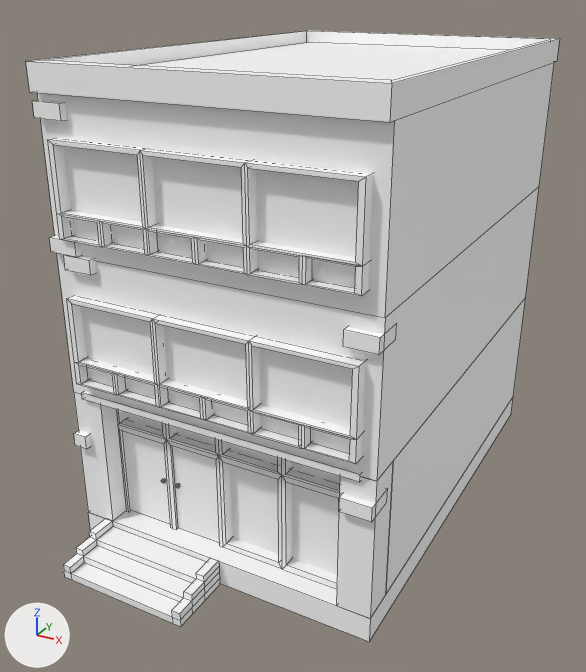
Two versions of the FBX model Assets/Art/Static Meshes/City/Buildings/3F/SM_3F_L_04.fbx, one commit apart.
One viewpoint serves both versions: a 50 mm camera at (8.82, -17.0, 12.89) aimed at (-0.35, -0.32, 4.55). The lights are fixed; the arrows at lower left show +X, +Y and +Z. The picture after the commit comes second. Mesh edges are drawn as thin lines. Where no turn or scale is listed for an object, it has been applied to the vertices.

Script lines for the objects in view, before the commit:
```python
me_mesh_087 = bpy.data.meshes.new('Mesh.087')
me_mesh_087.from_pydata(...)  # 693 vertices, 465 faces; spans x -4.07..3.87, y -6.19..6.98, z -0.02..11.42
me_mesh_087.materials.append(mat_material__36_077)  # white #ffffff
ob_sm_3f_l_04 = bpy.data.objects.new('SM_3F_L_04', me_mesh_087)
ob_sm_3f_l_04.location = (0.0, 0.0, 0.0)
```
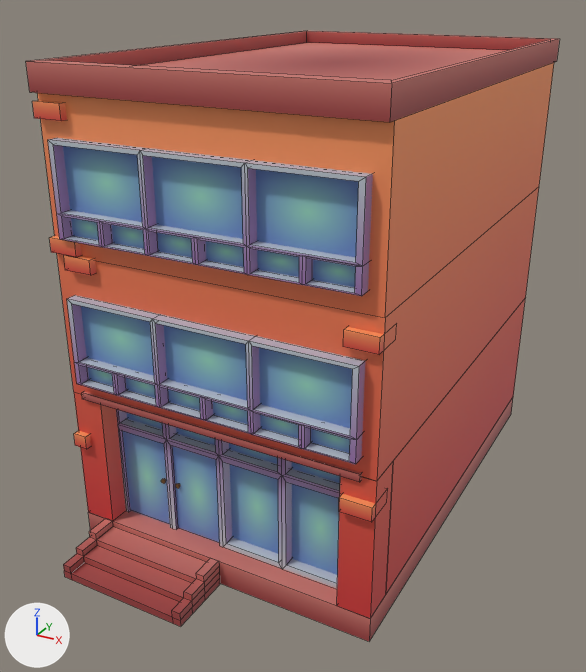
Where the newer file only moved an object's origin or applied its transform, the numbers keep the older frame.

Pixel boxes [x1, y1, x2, y2] of what changed, in the pictures (586 x 672 px):
'SM_3F_L_04', recoloured (white to brown): [26, 31, 559, 641] in both

The change in detail:
Picture 'T_Atlas_Buildings_BC.png' (img_t_atlas_buildings_bc_png) is new.
Material 'Material #36.076' (mat_material__36_076) is new.
Its texture is img_t_atlas_buildings_bc_png.
Its roughness is 0.553.
me_mesh_087 has 693 vertices, 465 faces and spans x -4.07..3.87, y -6.19..6.98, z -0.02..11.42.
me_mesh_087 no longer uses material mat_material__36_077 (white #ffffff).
me_mesh_087 gains material mat_material__36_076 (picture img_t_atlas_buildings_bc_png).
